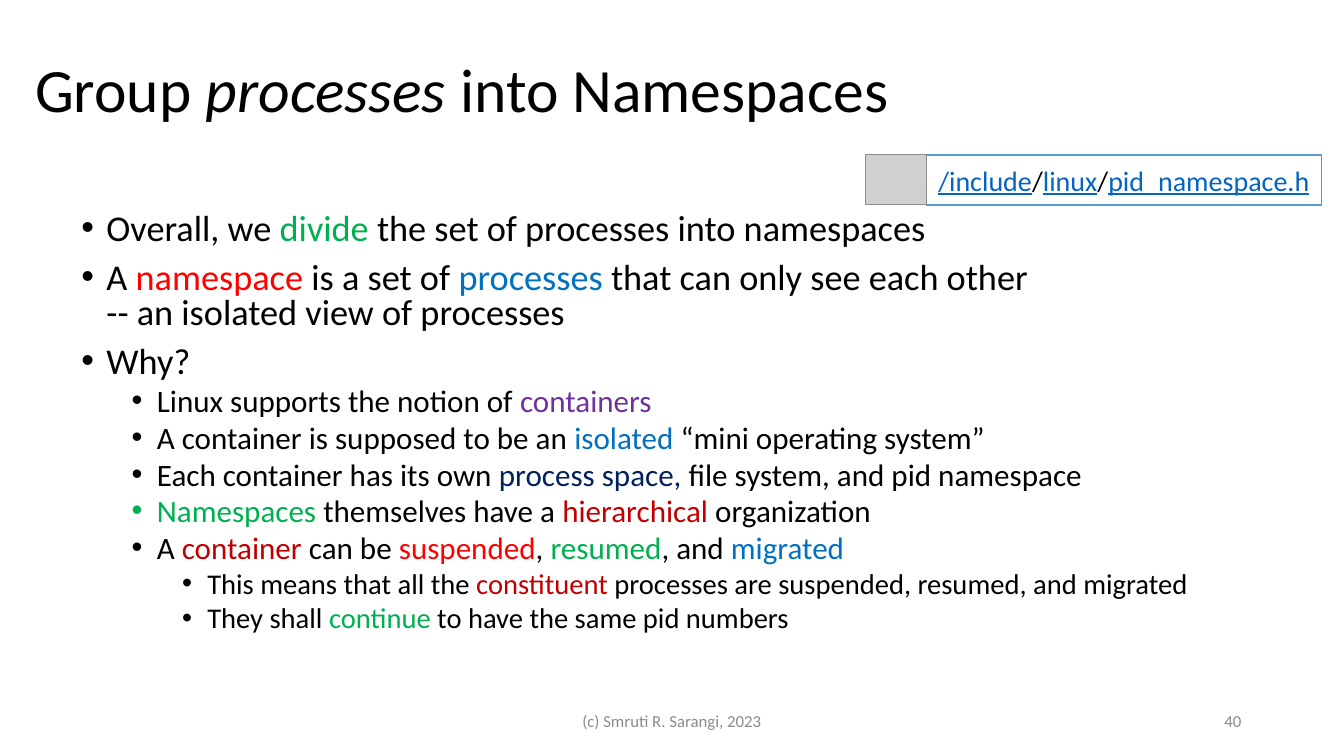
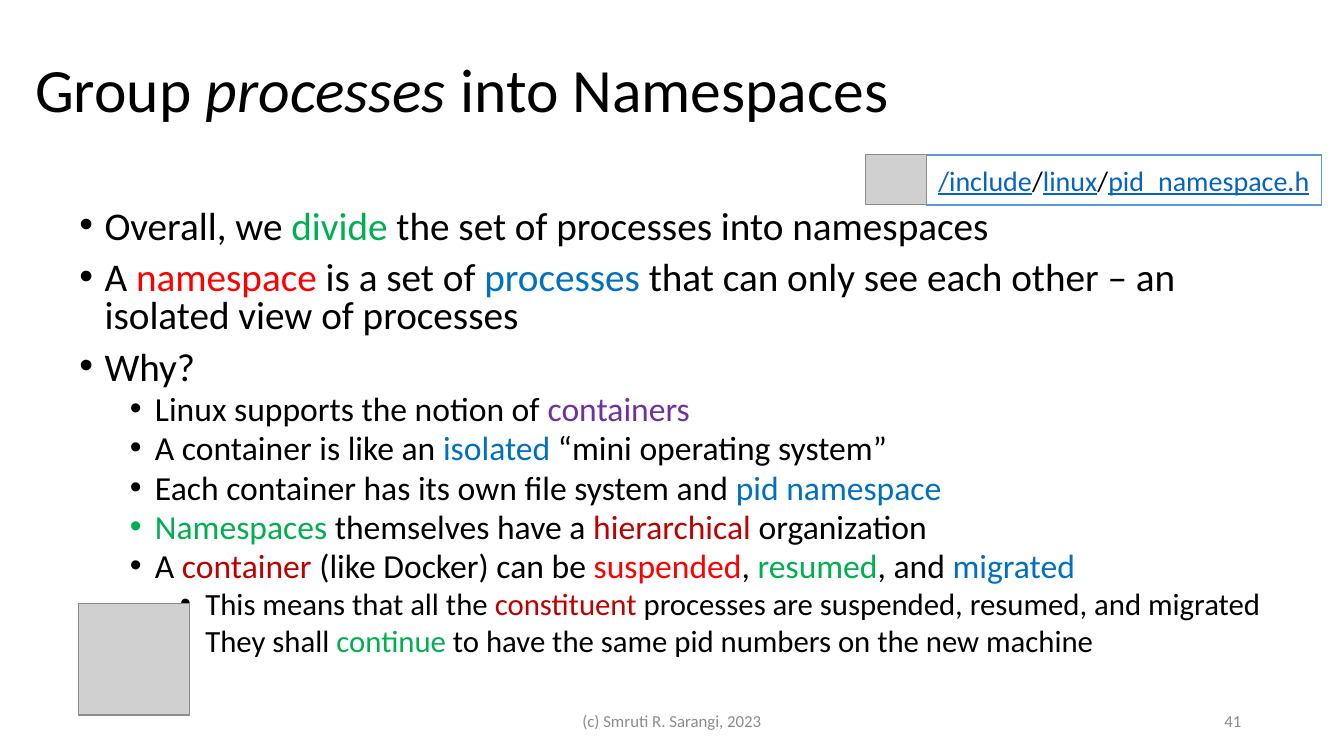
Before and after one commit to srsarangi/srsarangi.github.io, a slide deck: slide 41 of osbook/slides/3.processes.pptx (slide 40 before the commit). Drawn at 1344x756 pixels with LibreOffice and Linux fonts; fonts in the diff are those of the drawing; grey boxes stand for pictures. Boxes give left, top, right and bottom in pixels: in the first picture for what was removed or moved away, otherwise in the second. Text is boxed around its words. In the diff, an @@ line names an element or a change of style, - is before the commit and + after.

```diff
--- a/osbook/slides/3.processes.pptx
+++ b/osbook/slides/3.processes.pptx
@@ text at [105,212,1260,621]: size 25.9 to 28 pt in "Overall, we divide the set of processes ...", "Why?"; size 22.2 to 24 pt in "Linux supports the notion of containers", "Namespaces themselves have a hierarchical organization"; size 20.4 to 22 pt in "This means that all the constituent processes ..." @@
@@ text at [105,263,1175,336]: text changed; size 25.9 to 28 pt @@
-• A namespace is a set of processes that can only see each other
-  -- an isolated view of processes
+• A namespace is a set of processes that can only see each other – an isolated view of processes
@@ text at [155,436,941,506]: text changed; size 22.2 to 24 pt @@
-  • A container is supposed to be an isolated “mini operating system”
-  • Each container has its own process space, file system, and pid namespace
+  • A container is like an isolated “mini operating system”
+  • Each container has its own file system and pid namespace
@@ text at [155,553,1075,584]: text changed; size 22.2 to 24 pt @@
-  • A container can be suspended, resumed, and migrated
+  • A container (like Docker) can be suspended, resumed, and migrated
@@ picture added at [79,604,191,716] @@
@@ text at [205,630,1093,657]: text changed; size 20.4 to 22 pt @@
-    • They shall continue to have the same pid numbers
+    • They shall continue to have the same pid numbers on the new machine
@@ page number at [1224,716,1241,727]: text changed @@
-40
+41
```
Also in this commit, not shown: 17 other slides changed, 2 slides added, 2 other files.
